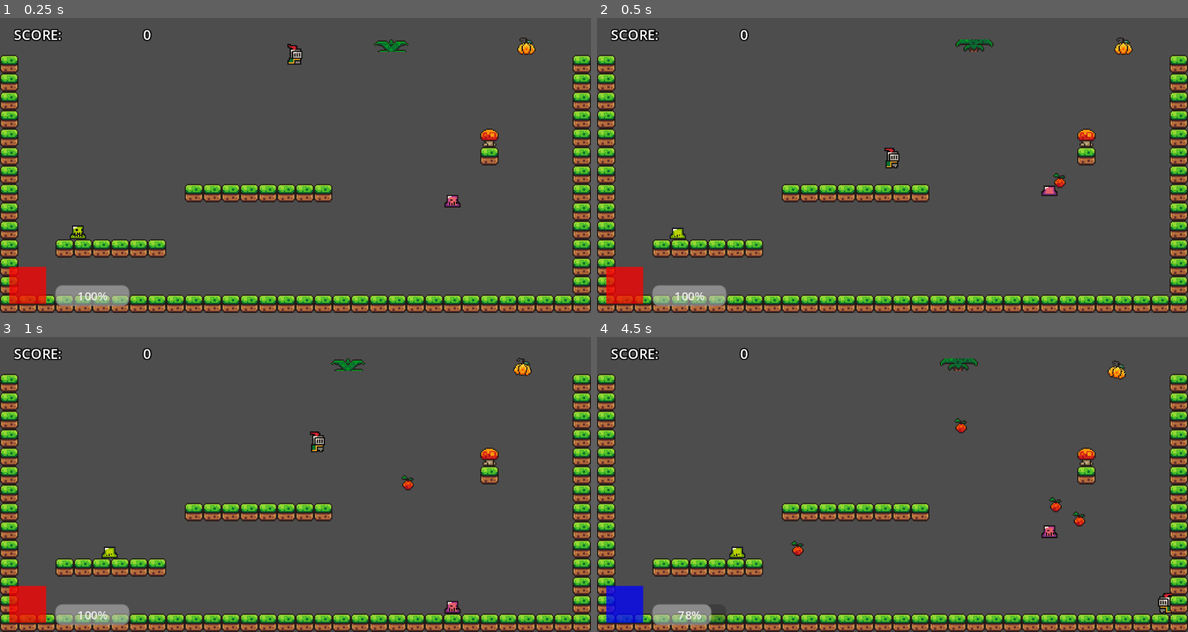
Above: before the commit, frames 1-4 (two rows, left to right).
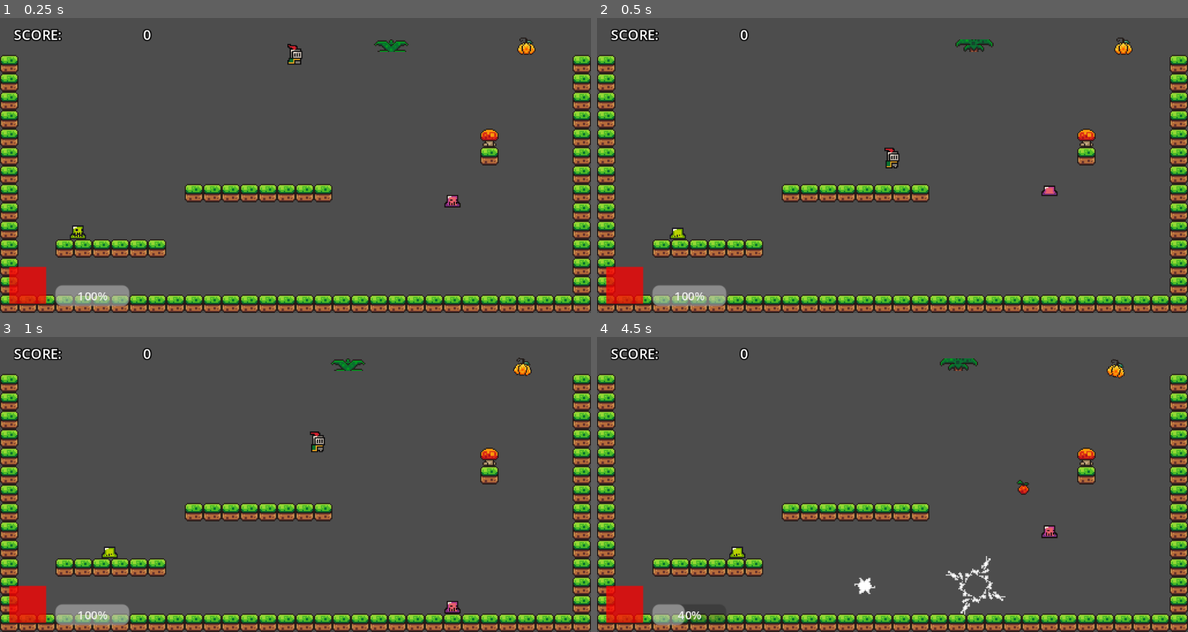
Above: after the commit, the same moments.

Repository: IsaacS2/Fiery-Cold-Battle
Game: Godot game, scene res://Gameplay/BASE/main_gameplay.tscn
Same seed, same stepped clock (60 frames per second), same inputs: the game is played once before the commit and once after it.
Inputs:
- Up to frame 1 (0.25 s): no input
- Up to frame 2 (0.5 s): no input
- Up to frame 3 (1 s): tap Enter (Grab) at 0.5, 0.6 s; hold Right (ui_right) from 0.53 s (still down); tap Space (ui_select) at 0.77 s
- Up to frame 4 (4.5 s): tap Z (zone_trigger) at 1.35, 2.85, 4.35 s; tap Space (ui_select) at 1.52, 3.02, 3.77 s; release Right (ui_right) at 2.03 s; hold Left (ui_left) 2.03-2.78 s; tap Enter (Grab) at 2.1, 3.6 s; hold Right (ui_right) 2.78-4.28 s; hold Left (ui_left) from 4.28 s (still down)

Frame 1 is identical in both runs. In frame 2, less than 0.1% of the frame differs, in the area x 77-80%, y 52-58%; in frame 3, less than 0.1%; in frame 4, 2.2%, in the area x 1-98%, y 7-98%.
Error after the commit: Parse Error: Identifier "switch_to_clip" not declared in the current scope. (res://Code/Enums)

Commit message:
working on swithcing state sounds

Diff:
--- a/Code/Characters/player_character.gd
+++ b/Code/Characters/player_character.gd
@@ -60,8 +60,10 @@
 func _swap_element() -> void:
 	if current_element == Common.Elements.FIRE:
 		current_element = Common.Elements.ICE
+		SoundManager.switch_elemental_state('ice')
 	elif current_element == Common.Elements.ICE:
 		current_element = Common.Elements.FIRE
+		SoundManager.switch_elemental_state('fire')
 
 func _accept_direction_input_start(direction: Common.Direction) -> void:
 	if direction == Common.Direction.RIGHT:
--- a/Code/Elemental Zones/element_area_2d.gd
+++ b/Code/Elemental Zones/element_area_2d.gd
@@ -1,5 +1,7 @@
 extends Area2D
 class_name ElementArea2D
+
+@export var zone_type : String
 
 const ZONE_ON_DURATION: float = 0.5
 
@@ -30,6 +32,7 @@
 func _turn_on() -> void:
 	is_on = true
 	anim.visible = true
+	SoundManager.play_zone_activation(zone_type)
 	zone_on_countdown = ZONE_ON_DURATION
 	set_physics_process(true)
 
--- a/Code/Enums and Globals/sound_manager.gd
+++ b/Code/Enums and Globals/sound_manager.gd
@@ -1,4 +1,6 @@
 extends Node
+
+
 
 
 func play_music():
@@ -37,14 +39,30 @@
 	$Projectiles/projectile_destroyed.play()
 #endregion
 
-#region Elemental Attacks
+#region Elemental
 
 func play_fire_attack():
-	$Attacks/fire_attack.play()
+	$Elemental/fire_attack.play()
 
 func play_ice_attack():
-	$Attacks/ice_attack.play()
+	$Elemental/ice_attack.play()
+
+func play_zone_activation(zone_type):
+	if zone_type == 'fire':
+		play_fire_attack()
+	elif zone_type == 'ice':
+		play_ice_attack()
+	else:
+		pass
+
+func play_elemental_state():
+	pass
+
+func switch_elemental_state(new_state):
+	$Elemental/element_state.parameters/switch_to_clip
 #endregion
+
+
 
 #region Player
 func play_player_footstep():
@@ -99,5 +117,6 @@
 
 #endregion
 
-func _ready() -> void:
-	play_music()
+
+#func _ready() -> void:
+	#play_music()
--- a/Gameplay/BASE/ELEMENT ZONES/fire_area_2d.tscn
+++ b/Gameplay/BASE/ELEMENT ZONES/fire_area_2d.tscn
@@ -67,6 +67,7 @@
 position = Vector2(96, 168)
 collision_mask = 2
 script = ExtResource("1_1gc7l")
+zone_type = "fire"
 
 [node name="CollisionShape2D" type="CollisionShape2D" parent="."]
 shape = SubResource("RectangleShape2D_5cyh3")
--- a/Gameplay/BASE/ELEMENT ZONES/ice_area_2d.tscn
+++ b/Gameplay/BASE/ELEMENT ZONES/ice_area_2d.tscn
@@ -60,6 +60,7 @@
 position = Vector2(96, 168)
 collision_mask = 2
 script = ExtResource("1_e8o7r")
+zone_type = "ice"
 
 [node name="CollisionShape2D" type="CollisionShape2D" parent="."]
 shape = SubResource("RectangleShape2D_5cyh3")
--- a/Gameplay/BASE/sound_manager.tscn
+++ b/Gameplay/BASE/sound_manager.tscn
@@ -80,6 +80,8 @@
 [ext_resource type="AudioStream" uid="uid://b085iulntft1u" path="res://Assets, Audio/SFX/Enemies/helicopter_explosion/helicopter_explosion-003.ogg" id="68_vbx72"]
 [ext_resource type="AudioStream" uid="uid://b2iudoiu3yfmw" path="res://Assets, Audio/SFX/Enemies/helicopter_explosion/helicopter_explosion-004.ogg" id="69_qe4nd"]
 [ext_resource type="AudioStream" uid="uid://cpgipwl5o5rbe" path="res://Assets, Audio/SFX/Enemies/Helicopter_loop/Helicopter_loop.ogg" id="70_rhuoi"]
+[ext_resource type="AudioStream" uid="uid://bvg6ahplj27x7" path="res://Assets, Audio/BGX/Fire_State/BGX_Fire_State_Loop.ogg" id="81_mh7od"]
+[ext_resource type="AudioStream" uid="uid://b7q8emb36jvif" path="res://Assets, Audio/BGX/Ice_State/BGX_Ice_State_Loop.ogg" id="82_4recs"]
 
 [sub_resource type="AudioStreamRandomizer" id="AudioStreamRandomizer_1m67x"]
 streams_count = 4
@@ -208,11 +210,53 @@
 stream_3/stream = ExtResource("33_au8nv")
 stream_4/stream = ExtResource("34_o40td")
 
+[sub_resource type="AudioStreamInteractive" id="AudioStreamInteractive_vllow"]
+clip_count = 2
+clip_0/name = &"fire"
+clip_0/stream = ExtResource("81_mh7od")
+clip_0/auto_advance = 0
+clip_1/name = &"ice"
+clip_1/stream = ExtResource("82_4recs")
+clip_1/auto_advance = 0
+_transitions = {
+Vector2i(-1, -1): {
+"fade_beats": 1,
+"fade_mode": 3,
+"from_time": 0,
+"to_time": 0
+},
+Vector2i(-1, 0): {
+"fade_beats": 1,
+"fade_mode": 3,
+"from_time": 0,
+"to_time": 0
+},
+Vector2i(-1, 1): {
+"fade_beats": 1,
+"fade_mode": 3,
+"from_time": 0,
+"to_time": 0
+},
+Vector2i(0, 1): {
+"fade_beats": 1,
+"fade_mode": 4,
+"from_time": 0,
+"to_time": 0
+},
+Vector2i(1, 0): {
+"fade_beats": 1,
+"fade_mode": 4,
+"from_time": 0,
+"to_time": 0
+}
+}
+
 [node name="Sound_Manager" type="Node"]
 script = ExtResource("1_8lswa")
 
 [node name="music" type="AudioStreamPlayer" parent="."]
 stream = ExtResource("6_j6j7t")
+autoplay = true
 bus = &"MUS"
 
 [node name="test_tones" type="Node" parent="."]
@@ -309,10 +353,17 @@
 volume_db = -18.0
 bus = &"SFX"
 
-[node name="Attacks" type="Node" parent="."]
-
-[node name="fire_attack" type="AudioStreamPlayer" parent="Attacks"]
+[node name="Elemental" type="Node" parent="."]
+
+[node name="fire_attack" type="AudioStreamPlayer" parent="Elemental"]
 stream = SubResource("AudioStreamRandomizer_o1lp8")
-
-[node name="ice_attack" type="AudioStreamPlayer" parent="Attacks"]
+bus = &"SFX"
+
+[node name="ice_attack" type="AudioStreamPlayer" parent="Elemental"]
 stream = SubResource("AudioStreamRandomizer_wio6k")
+bus = &"SFX"
+
+[node name="element_state" type="AudioStreamPlayer" parent="Elemental"]
+stream = SubResource("AudioStreamInteractive_vllow")
+autoplay = true
+bus = &"BGX"
--- a/default_bus_layout.tres
+++ b/default_bus_layout.tres
@@ -28,7 +28,7 @@
 bus/3/solo = false
 bus/3/mute = false
 bus/3/bypass_fx = false
-bus/3/volume_db = 0.0
+bus/3/volume_db = -7.27252
 bus/3/send = &"Master"
 bus/4/name = &"DGX"
 bus/4/solo = false
Not shown, added: Assets, Audio/BGX/Fire_State/BGX_Fire_State_Loop.ogg.import
Not shown, removed: Assets, Audio/BGX/Fire_State/BGX_Fire_State_Loop.wav.import
Not shown, added: Assets, Audio/BGX/Ice_State/BGX_Ice_State_Loop.ogg.import
Not shown, removed: Assets, Audio/BGX/Ice_State/BGX_Ice_State_Loop.wav.import
Not shown: 1 places in Gameplay/BASE/sound_manager.tscn that only renumber resources
Not shown, added: Assets, Audio/BGX/Fire_State/BGX_Fire_State_Loop.ogg
Not shown, removed: Assets, Audio/BGX/Fire_State/BGX_Fire_State_Loop.wav
Not shown, added: Assets, Audio/BGX/Ice_State/BGX_Ice_State_Loop.ogg
Not shown, removed: Assets, Audio/BGX/Ice_State/BGX_Ice_State_Loop.wav
